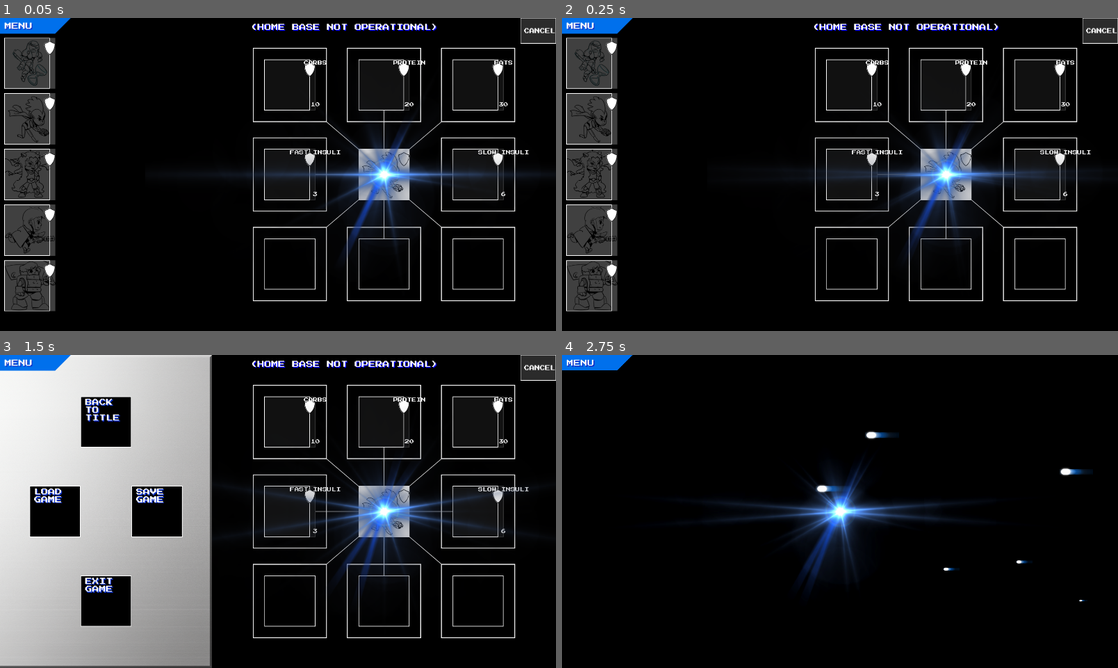
Above: before the commit, frames 1-4 (two rows, left to right).
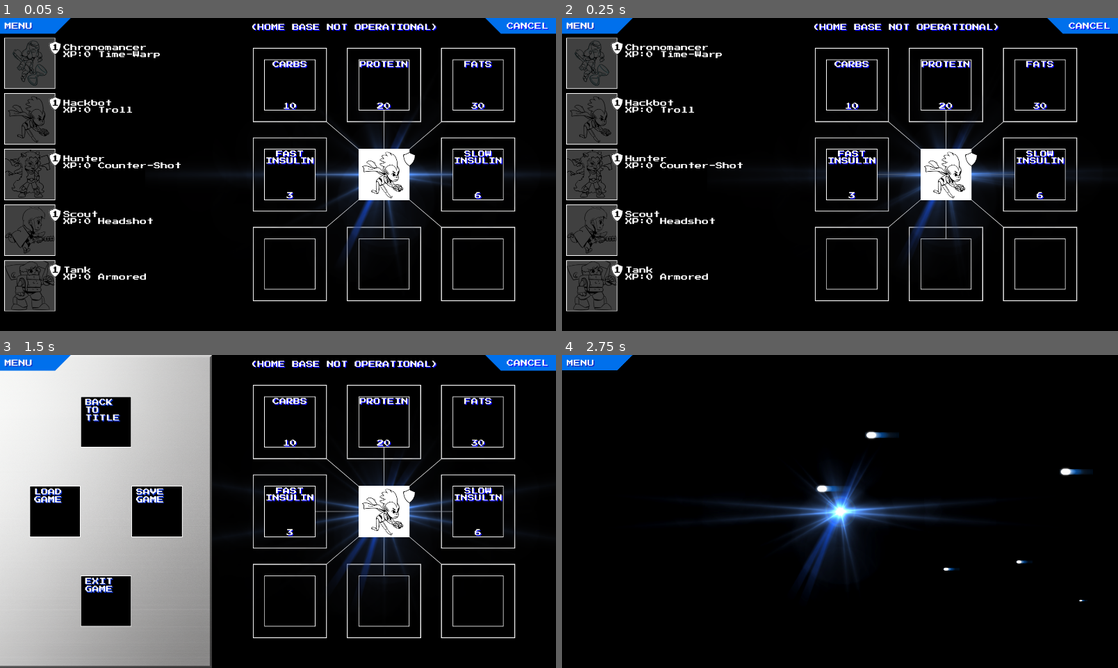
Above: after the commit, the same moments.

Repository: sveinjo/robot-rumble
Game: Godot game, scene res://scenes/home_base.tscn
Two runs of this game, one before a commit and one after it. Both use one fixed random seed, a clock stepped at 60 frames per second and the inputs below. This scene is started directly instead of the project's main scene. Sound files missing from this copy of the repository are replaced by a short silence.
Inputs (mouse positions are in pixels of both pictures, inside the frame that each line leads up to):
- Up to frame 1 (0.05 s): no input
- Up to frame 2 (0.25 s): no input
- Up to frame 3 (1.5 s): tap Enter at 0.5 s; move the mouse to (400, 495) at 0.52 s; hold D 0.53-1.25 s; tap Delete at 0.6 s; click (400, 495) at 0.67 s; click "MENU" at 1.25 s
- Up to frame 4 (2.75 s): click "BACK TO TITLE" at 2 s

The runs differ from the first frame. In frame 1, 6.9% of the frame differs, in the area x 7-100%, y 0-94%; in frame 2, 7.0%; in frame 3, 5.0%; in frame 4, nothing differs.

Commit message:
Ported home base screen more thoroughly.

Diff:
--- a/diagame/scripts/home_base.gd
+++ b/diagame/scripts/home_base.gd
@@ -2,15 +2,20 @@
 
 const DESIGN_SIZE := Vector2(1920, 1080)
 const CARD_SIZE := Vector2(176, 176)
+const FRAME_SIZE := Vector2(197, 176)
 const ROSTER_X := 15.0
 const ROSTER_Y: Array[int] = [0, 68, 260, 452, 644, 836]
 const GRID_X: Array[int] = [0, 913, 1238, 1563]
 const GRID_Y: Array[int] = [0, 143, 452, 761]
 const HEADING_POS := Vector2(865, 44)
-const CANCEL_RECT := Rect2(Vector2(1798, 0), Vector2(122, 88))
+const CANCEL_BUTTON_SIZE := Vector2(244, 54)
+const CANCEL_BUTTON_POS := Vector2(1920 - 244, 0)
+const CANCEL_RECT := Rect2(CANCEL_BUTTON_POS, CANCEL_BUTTON_SIZE)
 
 var arcade_font: Font
 var frame_texture: Texture2D
+var empty_texture: Texture2D
+var menu_bar_texture: Texture2D
 var flare_texture: Texture2D
 var hero_textures: Dictionary = {}
 
@@ -28,7 +33,11 @@
 	Global.ensure_ported_data()
 	arcade_font = Global.arcade_font if Global.arcade_font else load("res://assets/fonts/PressStart2P-Regular.ttf")
 	frame_texture = load("res://assets/sprites/Frame_0.png")
+	empty_texture = load("res://assets/sprites/Empty_0.png")
+	menu_bar_texture = load("res://assets/sprites/MenuBar_0.png")
 	flare_texture = load("res://assets/sprites/Flare.png")
+	Global.set_starfield_enabled(true)
+	Global.set_starfield_spawn_interval(20.0 / 60.0)
 	_load_hero_textures()
 	_setup_ambient_fx()
 	_update_layout_to_viewport()
@@ -48,14 +57,14 @@
 	marker.position = Vector2(1326, 540)
 	marker.texture = flare_texture
 	marker.script = load("res://scripts/marker.gd")
-	marker.z_index = 20
+	marker.z_index = -10
 	add_child(marker)
 
 	var marker2 := Sprite2D.new()
 	marker2.position = Vector2(1326, 540)
 	marker2.texture = flare_texture
 	marker2.script = load("res://scripts/marker2.gd")
-	marker2.z_index = 20
+	marker2.z_index = -10
 	add_child(marker2)
 
 func _update_layout_to_viewport():
@@ -107,7 +116,8 @@
 		else:
 			draw_rect(rect, Color(0.2, 0.2, 0.2, 0.75), true)
 		if frame_texture != null:
-			draw_texture_rect(frame_texture, rect, false)
+			var frame_rect := Rect2(rect.position, FRAME_SIZE)
+			draw_texture_rect(frame_texture, frame_rect, false)
 
 		var raw_hero: Variant = Global.arrayHeroes[hero_id]
 		if raw_hero == null:
@@ -115,8 +125,14 @@
 		var hero: Dictionary = raw_hero
 		var level := int(hero.get("intLevel", 1))
 		var xp := int(hero.get("intXp", 0))
-		var label := "%s  Lv%d  XP:%d" % [str(hero.get("class", "Hero")), level, xp]
-		draw_string(arcade_font, rect.position + Vector2(204, 22), label, HORIZONTAL_ALIGNMENT_LEFT, 420, 16, Color.BLACK)
+		var ability_idx := int(hero.get("skillSlot1", 1))
+		var ability_name := "Ability"
+		if ability_idx > 0 and ability_idx < Global.arrayAbilities.size() and Global.arrayAbilities[ability_idx] != null:
+			ability_name = str(Global.arrayAbilities[ability_idx])
+		var label := "%s XP:%d %s" % [str(hero.get("class", "Hero")), xp, ability_name]
+		label = _break_after_first_word(label)
+		draw_string(arcade_font, _with_text_height(rect.position + Vector2(164, 22), 24), "%d" % level, HORIZONTAL_ALIGNMENT_LEFT, 176, 24, Color.BLACK)
+		_draw_wrapped_text(arcade_font, _with_text_height(rect.position + Vector2(204, 22), 24), label, 24, 300, Color.WHITE)
 
 func _draw_tiles():
 	if arcade_font == null:
@@ -130,23 +146,103 @@
 				var center_tex: Texture2D = hero_textures.get(2, null)
 				if center_tex != null:
 					draw_texture_rect(center_tex, rect, false)
+					if frame_texture != null:
+						var hero_frame_rect := Rect2(rect.position, FRAME_SIZE)
+						draw_texture_rect(frame_texture, hero_frame_rect, false)
 				else:
-					draw_rect(rect, Color(0.2, 0.2, 0.2, 0.85), true)
+					draw_texture_rect(empty_texture, rect, false)
 			else:
-				draw_rect(rect, Color(0.08, 0.08, 0.08, 0.85), true)
-			if frame_texture != null:
-				draw_texture_rect(frame_texture, rect, false)
+				draw_texture_rect(empty_texture, rect, false)
 
 			var caption := str(tile.get("caption", ""))
 			var value := str(tile.get("value", ""))
 			if caption != "":
-				draw_string(arcade_font, rect.position + Vector2(88, 20), caption, HORIZONTAL_ALIGNMENT_CENTER, 176, 16, Color.WHITE)
-				draw_string(arcade_font, rect.position + Vector2(88, 164), value, HORIZONTAL_ALIGNMENT_CENTER, 176, 16, Color.WHITE)
+				var caption_wrapped := _break_after_first_word(caption)
+				_draw_centered_wrapped_text(arcade_font, _with_text_height(rect.position + Vector2(91, 8), 24), caption_wrapped, 24, 176, Color(0, 0, 1))
+				_draw_centered_wrapped_text(arcade_font, _with_text_height(rect.position + Vector2(88, 5), 24), caption_wrapped, 24, 176, Color.WHITE)
+				_draw_centered_wrapped_text(arcade_font, _with_text_height(rect.position + Vector2(91, 152), 24), value, 24, 176, Color(0, 0, 1))
+				_draw_centered_wrapped_text(arcade_font, _with_text_height(rect.position + Vector2(88, 149), 24), value, 24, 176, Color.WHITE)
 			idx += 1
 
 func _draw_cancel_button():
 	if arcade_font == null:
 		return
-	draw_rect(CANCEL_RECT, Color(0.2, 0.2, 0.2, 0.85), true)
-	draw_rect(CANCEL_RECT, Color.WHITE, false, 2.0)
-	draw_string(arcade_font, CANCEL_RECT.position + Vector2(12, 54), "CANCEL", HORIZONTAL_ALIGNMENT_LEFT, 110, 18, Color.WHITE)
+	if menu_bar_texture != null:
+		var center := CANCEL_RECT.position + (CANCEL_RECT.size * 0.5)
+		draw_set_transform(center, 0.0, Vector2(-1, 1))
+		draw_texture_rect(menu_bar_texture, Rect2(-CANCEL_RECT.size * 0.5, CANCEL_RECT.size), false)
+		draw_set_transform(Vector2.ZERO, 0.0, Vector2.ONE)
+	else:
+		draw_rect(CANCEL_RECT, Color(0.2, 0.2, 0.2, 0.85), true)
+	var char_width: float = arcade_font.get_string_size("C", HORIZONTAL_ALIGNMENT_LEFT, -1, 24).x
+	var text_pos := _with_text_height(CANCEL_RECT.position + Vector2(char_width, 16), 24)
+	draw_string(arcade_font, text_pos + Vector2(3, 3), "CANCEL", HORIZONTAL_ALIGNMENT_CENTER, 244, 24, Color(0, 0, 1))
+	draw_string(arcade_font, text_pos, "CANCEL", HORIZONTAL_ALIGNMENT_CENTER, 244, 24, Color.WHITE)
+
+func _with_text_height(pos: Vector2, font_size: int) -> Vector2:
+	return pos + Vector2(0, float(font_size))
+
+func _break_after_first_word(text: String) -> String:
+	var split_index := text.find(" ")
+	if split_index == -1:
+		return text
+	return text.substr(0, split_index) + "\n" + text.substr(split_index + 1)
+
+func _draw_wrapped_text(font: Font, pos: Vector2, text: String, font_size: int, max_width: int, color: Color):
+	var normalized_text := text.replace("\n", " \n ")
+	var words := normalized_text.split(" ")
+	var lines := []
+	var current_line := ""
+
+	for word in words:
+		if word == "\n":
+			if current_line.length() > 0:
+				lines.append(current_line)
+				current_line = ""
+			continue
+		var test_text := current_line + (" " if current_line.length() > 0 else "") + word
+		var text_size := font.get_string_size(test_text, 0, max_width, font_size)
+		if text_size.x > max_width and current_line.length() > 0:
+			lines.append(current_line)
+			current_line = word
+		else:
+			current_line = test_text
+
+	if current_line.length() > 0:
+		lines.append(current_line)
+
+	var line_height := float(font.get_height(font_size)) if font != null else float(font_size)
+	var y_offset := 0.0
+	for line in lines:
+		draw_string(font, pos + Vector2(0, y_offset), line, 0, -1, font_size, color)
+		y_offset += line_height
+
+func _draw_centered_wrapped_text(font: Font, center_pos: Vector2, text: String, font_size: int, max_width: int, color: Color):
+	var normalized_text := text.replace("\n", " \n ")
+	var words := normalized_text.split(" ")
+	var lines := []
+	var current_line := ""
+
+	for word in words:
+		if word == "\n":
+			if current_line.length() > 0:
+				lines.append(current_line)
+				current_line = ""
+			continue
+		var test_text := current_line + (" " if current_line.length() > 0 else "") + word
+		var text_size := font.get_string_size(test_text, 0, max_width, font_size)
+		if text_size.x > max_width and current_line.length() > 0:
+			lines.append(current_line)
+			current_line = word
+		else:
+			current_line = test_text
+
+	if current_line.length() > 0:
+		lines.append(current_line)
+
+	var line_height := float(font.get_height(font_size)) if font != null else float(font_size)
+	var y_offset := 0.0
+	for line in lines:
+		var line_width := font.get_string_size(line, 0, -1, font_size).x
+		draw_string(font, center_pos + Vector2(-line_width * 0.5, y_offset), line, 0, -1, font_size, color)
+		y_offset += line_height
